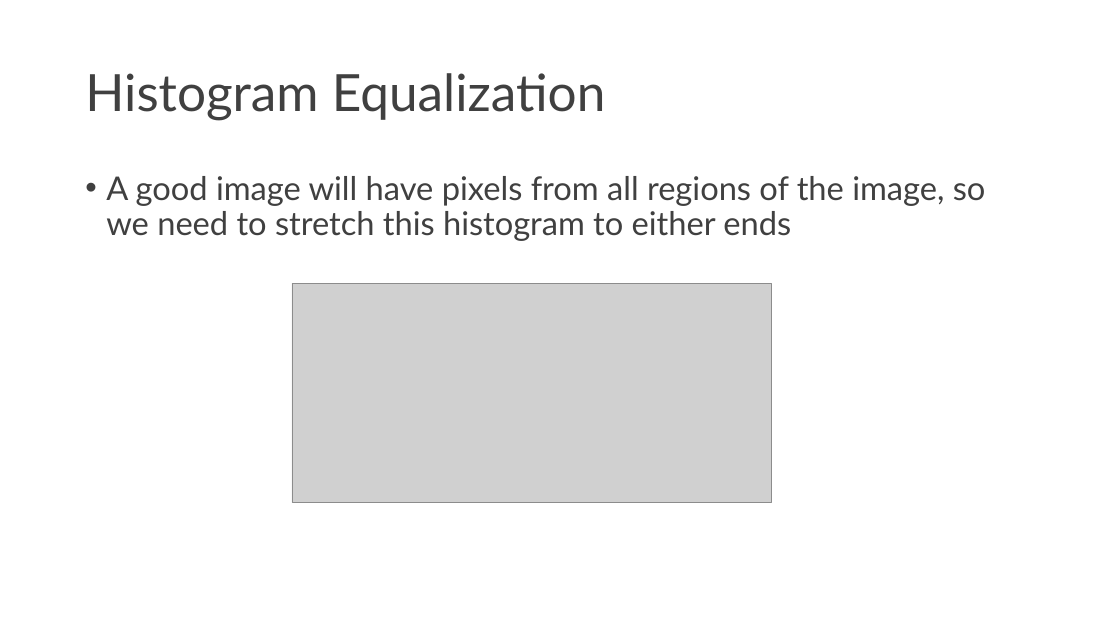
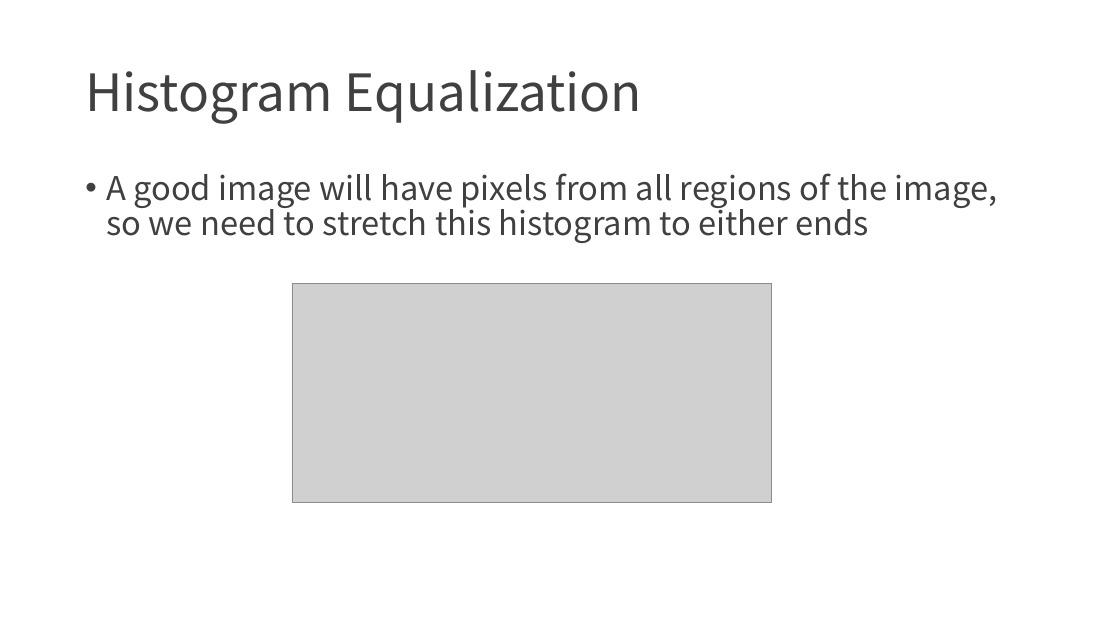
Before and after one commit to limax2008/Image-Processing-class2020, a slide deck: slide 16 of PPT/9th_class_imgeHistogram.pptx. Drawn at 1120x630 pixels with LibreOffice and Linux fonts; fonts in the diff are those of the drawing; grey boxes stand for pictures. Boxes give left, top, right and bottom in pixels: in the first picture for what was removed or moved away, otherwise in the second. Text is boxed around its words. In the diff, an @@ line names an element or a change of style, - is before the commit and + after.

```diff
--- a/PPT/9th_class_imgeHistogram.pptx
+++ b/PPT/9th_class_imgeHistogram.pptx
@@ title "Histogram Equalization" at <box>85,70,642,124</box>: font Lato to Noto Sans CJK SC @@
@@ text "A good image will have ..." at <box>106,173,998,243</box>: font Lato to Noto Sans CJK SC @@
```
Also in this commit, not shown: 10 other slides changed, 3 other files.
